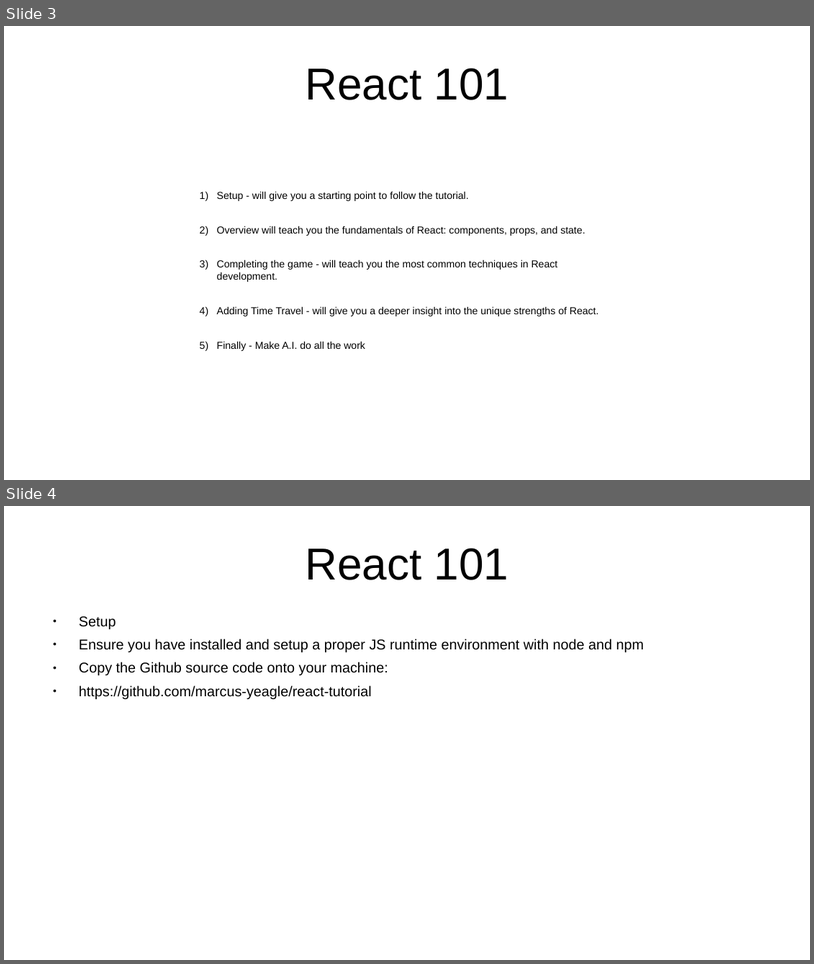
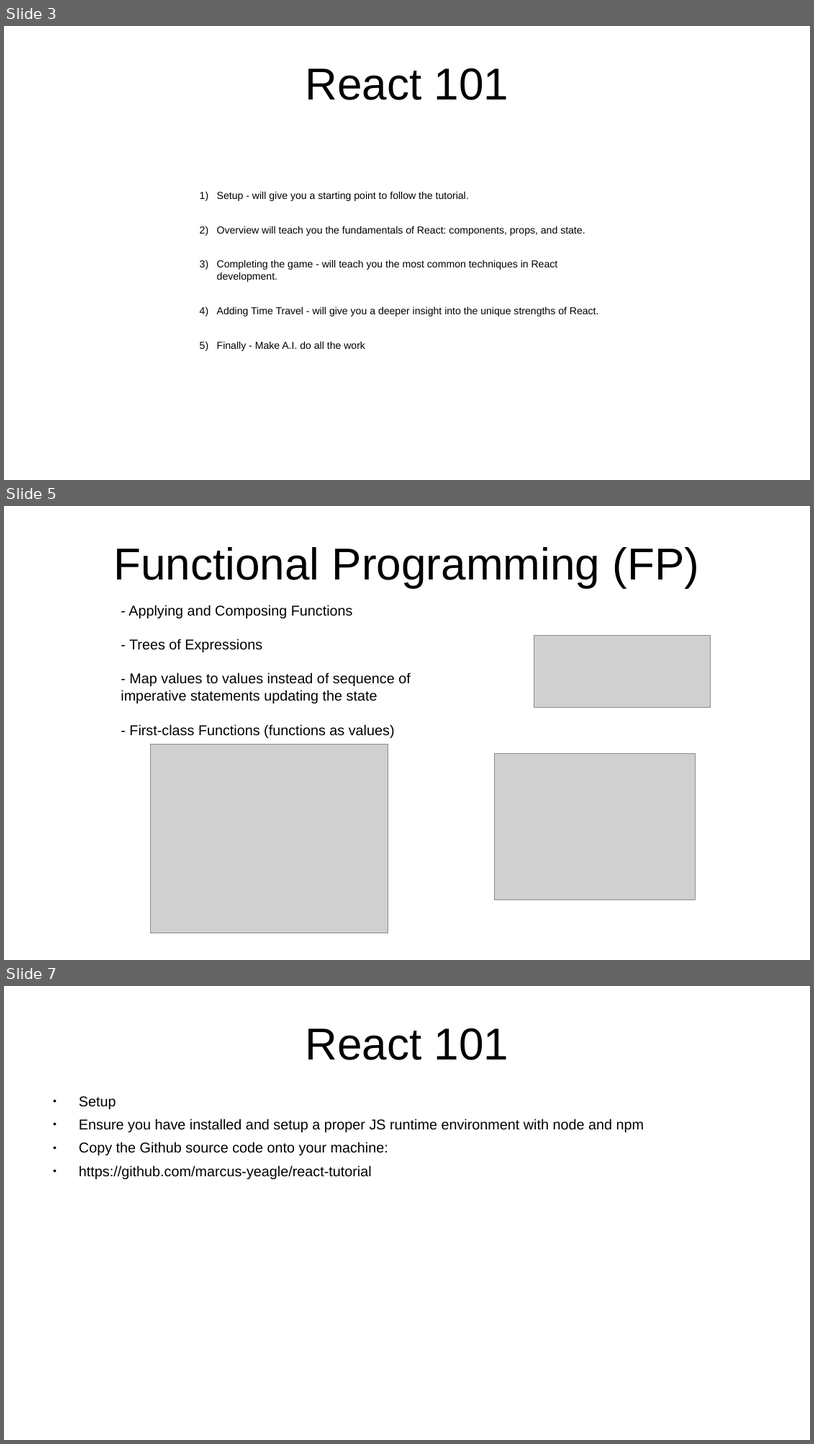
Before and after one commit to marcus-yeagle/react-tutorial, a slide deck: React 101.pptx. Shown one above the other, each under a label of ours: slides 3 and 4 before the commit, slides 3, 5 and 7 after it; the slides between them are not shown. The pictures are 814x964 and 814x1444 pixels, drawn with LibreOffice and Linux fonts; fonts in the diff are those of the drawing; grey boxes stand for pictures. Boxes give left, top, right and bottom in pixels: in the first picture for what was removed or moved away, otherwise in the second. Text is boxed around its words. In the diff, an @@ line names an element or a change of style, - is before the commit and + after.

```diff
--- a/React 101.pptx
+++ b/React 101.pptx
@@ slide 5 added at <box>4,506,810,960</box>, background #FFFFFF @@
@@ title added at <box>113,547,700,587</box>, 44 pt, text #000000 @@
+Functional Programming (FP)
@@ text added at <box>121,605,410,738</box>, 14 pt, text #000000 @@
+- Applying and Composing Functions
+- Trees of Expressions
+- Map values to values instead of sequence of imperative statements updating the state
+- First-class Functions (functions as values)
@@ picture added at <box>535,636,712,707</box> @@
@@ picture added at <box>150,744,388,933</box> @@
@@ picture added at <box>495,754,696,900</box> @@
@@ what was slide 4 is now slide 7 @@
```
Also in this commit, not shown: 7 slides changed, 11 other slides added, 1 slide removed, 2 other files.
